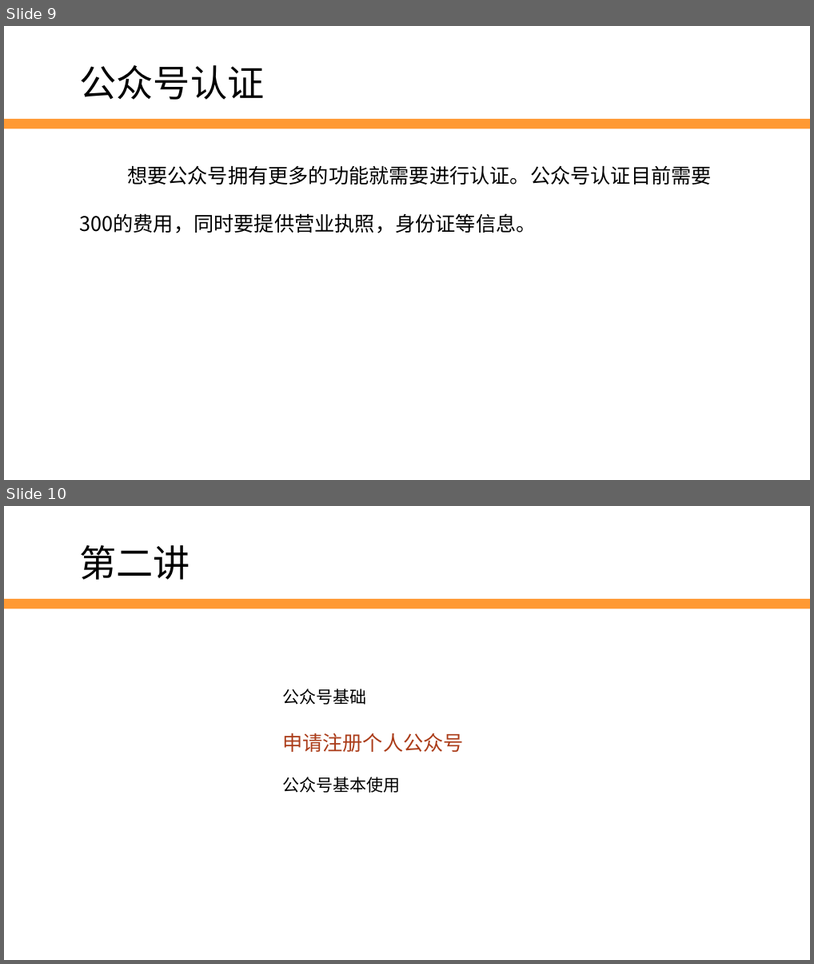
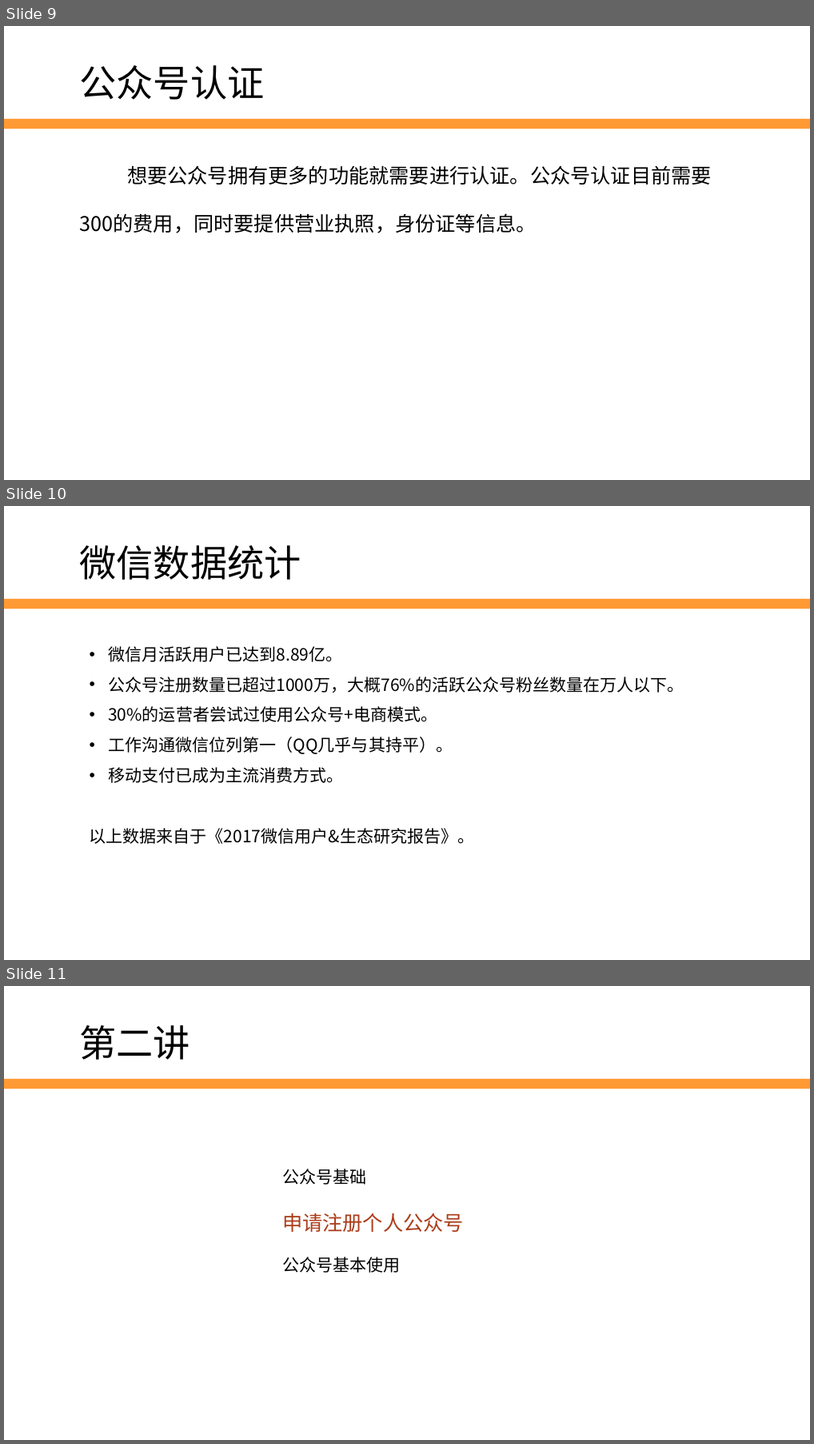
Before and after one commit to edu2act/2017-2018_1st_Wechat_Web_Programming, a slide deck: meterials/slides/ch01-wechat public platform.pptx. Shown one above the other, each under a label of ours: slides 9 and 10 before the commit, slides 9, 10 and 11 after it. The pictures are 814x964 and 814x1444 pixels, drawn with LibreOffice and Linux fonts; fonts in the diff are those of the drawing; background and template pictures are left out. Boxes give left, top, right and bottom in pixels: in the first picture for what was removed or moved away, otherwise in the second. Text is boxed around its words. In the diff, an @@ line names an element or a change of style, - is before the commit and + after.

```diff
--- a/meterials/slides/ch01-wechat public platform.pptx
+++ b/meterials/slides/ch01-wechat public platform.pptx
@@ slide 10 added at (4,506,810,960), background #FFFFFF; not listed: 1 template element that a slide beside it also shows @@
@@ text added at (80,545,302,580), 44 pt, text #000000 @@
+微信数据统计
@@ text added at (90,646,685,844), 20 pt, text #000000 @@
+• 微信月活跃用户已达到8.89亿。
+• 公众号注册数量已超过1000万，大概76%的活跃公众号粉丝数量在万人以下。
+• 30%的运营者尝试过使用公众号+电商模式。
+• 工作沟通微信位列第一（QQ几乎与其持平）。
+• 移动支付已成为主流消费方式。
+以上数据来自于《2017微信用户&生态研究报告》。
@@ what was slide 10 is now slide 11 @@
```
Also in this commit, not shown: 2 other files.
